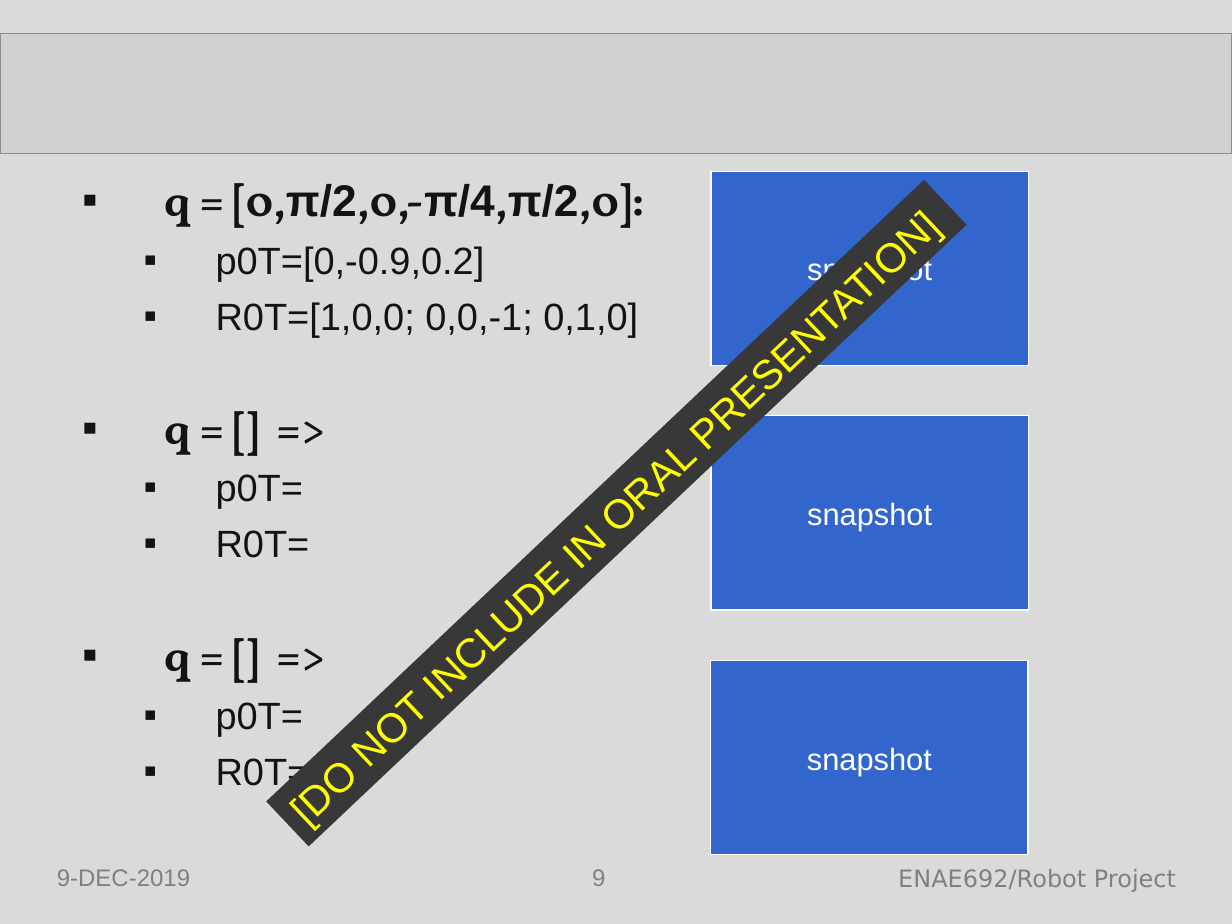
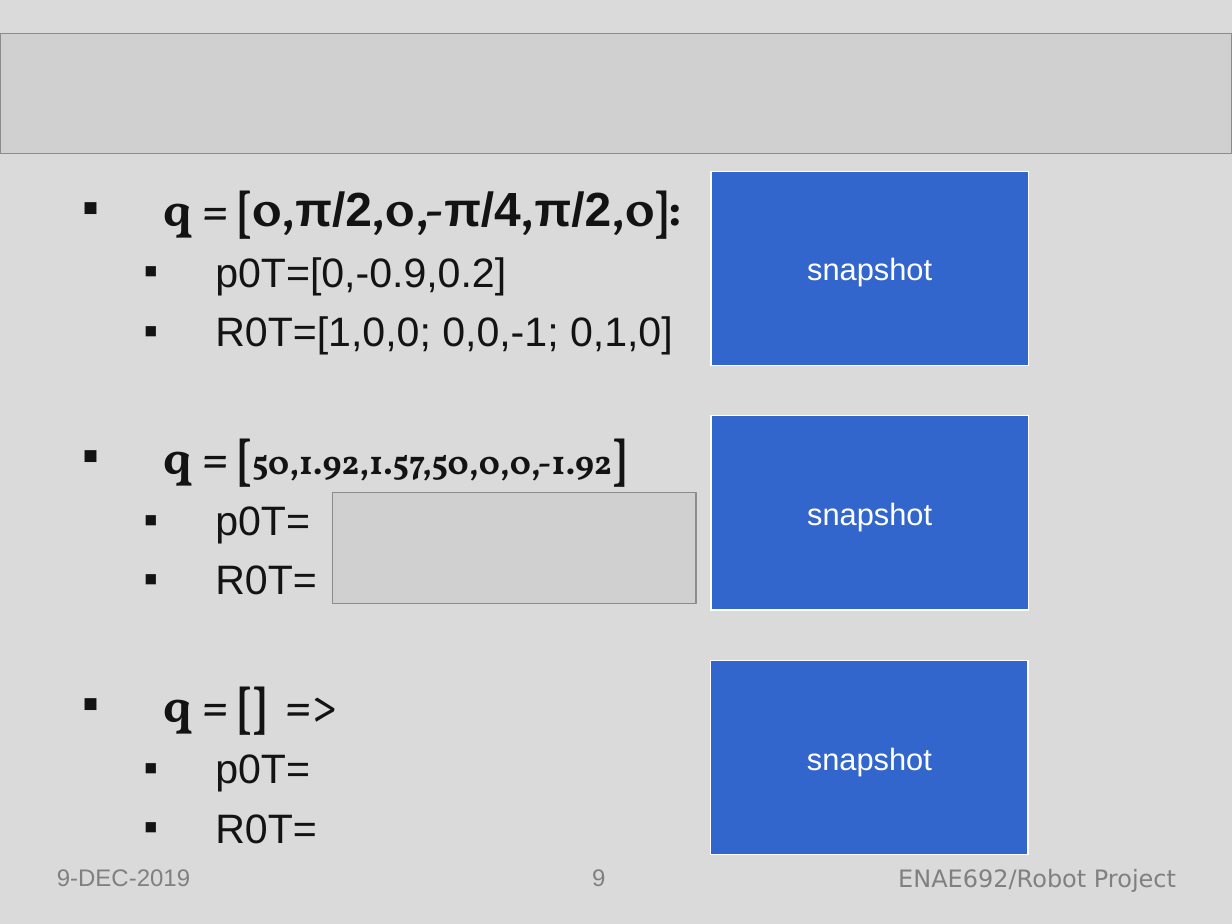
Before and after one commit to mattkennedy416/ENAE692_ProjectRobot, a slide deck: slide 9 of ENAE692 Project Presentation_Kennedy_Furumo_R2.ppt. Drawn at 1232x924 pixels with LibreOffice and Linux fonts; fonts in the diff are those of the drawing; grey boxes stand for pictures. Boxes give left, top, right and bottom in pixels: in the first picture for what was removed or moved away, otherwise in the second. Text is boxed around its words. In the diff, an @@ line names an element or a change of style, - is before the commit and + after.

```diff
--- a/ENAE692 Project Presentation_Kennedy_Furumo_R2.ppt
+++ b/ENAE692 Project Presentation_Kennedy_Furumo_R2.ppt
@@ rectangle removed at (266,179,967,846) @@
-[DO NOT INCLUDE IN ORAL PRESENTATION]
@@ text at (164,190,682,791): size 25.9 to 28 pt in "q = [0,π/2,0,-π/4,π/2,0]:", "q = [] =>"; size 22.2 to 24 pt in "p0T=[0,-0.9,0.2]", "R0T=[1,0,0; 0,0,-1; 0,1,0]", "p0T=", "R0T=" and 2 more places; indent changed; line spacing 0.9 to 1 @@
@@ text at (164,451,612,486): text changed; size 25.9 to 20 pt @@
-▪ q = [] =>
+▪ q = [50,1.92,1.57,50,0,0,-1.92]
@@ picture added at (333,493,696,604) @@
```
Also in this commit, not shown: 10 other slides changed, 4 other files.
